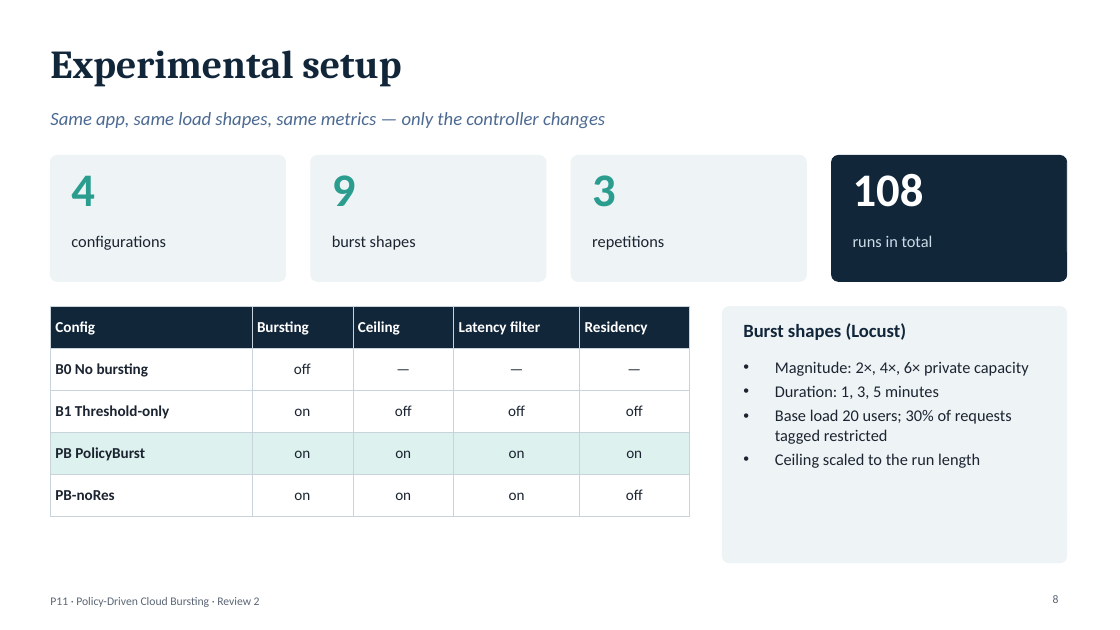
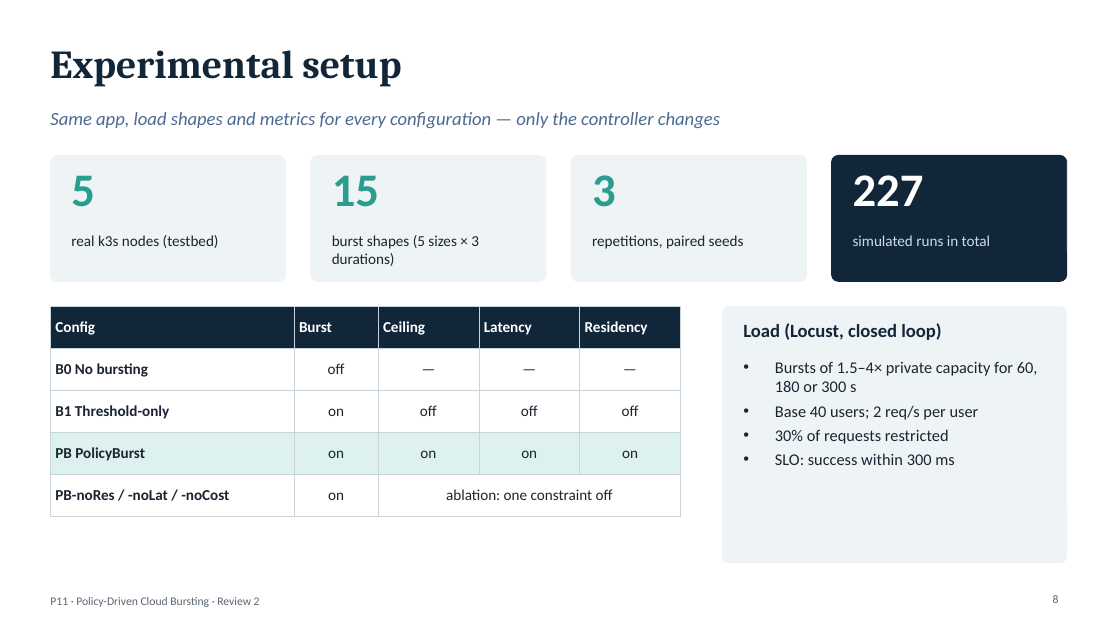
Before and after one commit to AviatorRoyal/cloud-burst, a slide deck: slide 8 of P11_Review2_Implementation_and_Results.pptx. Drawn at 1120x630 pixels with LibreOffice and Linux fonts; fonts in the diff are those of the drawing. Boxes give left, top, right and bottom in pixels: in the first picture for what was removed or moved away, otherwise in the second. Text is boxed around its words. In the diff, an @@ line names an element or a change of style, - is before the commit and + after.

Commit message:
Final decks for all three reviews and the research paper
- Review 1 and 2 rebuilt from measured testbed and simulation data
  (no placeholders); previous-review wording removed from Review 2
- Review 3 (final) deck
- Research paper (21 pages, .docx and .pdf) generated from the results

```diff
--- a/P11_Review2_Implementation_and_Results.pptx
+++ b/P11_Review2_Implementation_and_Results.pptx
@@ text at (x1=50, y1=112, x2=720, y2=128): text changed @@
-Same app, same load shapes, same metrics — only the controller changes
+Same app, load shapes and metrics for every configuration — only the controller changes
@@ text at (x1=71, y1=175, x2=95, y2=207): text changed @@
-4
+5
@@ text at (x1=332, y1=175, x2=379, y2=207): text changed @@
-9
+15
@@ text at (x1=853, y1=175, x2=924, y2=206): text changed @@
-108
+227
@@ text at (x1=71, y1=235, x2=219, y2=248): text changed; size 14 to 13 pt @@
-configurations
+real k3s nodes (testbed)
@@ text at (x1=332, y1=235, x2=479, y2=266): text changed; size 14 to 13 pt @@
-burst shapes
+burst shapes (5 sizes × 3 durations)
@@ text at (x1=592, y1=235, x2=744, y2=249): text changed; size 14 to 13 pt @@
-repetitions
+repetitions, paired seeds
@@ text at (x1=853, y1=235, x2=991, y2=246): text changed; size 14 to 13 pt @@
-runs in total
+simulated runs in total
@@ table at (x1=50, y1=307, x2=681, y2=504) @@
-row 1, column 2: Bursting
+row 1, column 2: Burst
-row 1, column 4: Latency filter
+row 1, column 4: Latency
-row 5: PB-noRes | on | on | on | off
+row 5: PB-noRes / -noLat / -noCost | on | ablation: one constraint off |  | 
@@ table resized from (x1=50, y1=307, x2=689, y2=504) to (x1=50, y1=307, x2=681, y2=504) @@
@@ text at (x1=743, y1=323, x2=941, y2=340): text changed @@
-Burst shapes (Locust)
+Load (Locust, closed loop)
@@ text at (x1=775, y1=362, x2=1038, y2=465): text changed @@
-• Magnitude: 2×, 4×, 6× private capacity
-• Duration: 1, 3, 5 minutes
-• Base load 20 users; 30% of requests tagged restricted
-• Ceiling scaled to the run length
+• Bursts of 1.5–4× private capacity for 60, 180 or 300 s
+• Base 40 users; 2 req/s per user
+• 30% of requests restricted
+• SLO: success within 300 ms
```
Also in this commit, not shown: 11 other slides changed, 3 slides added, 1 slide removed, 5 other files.
